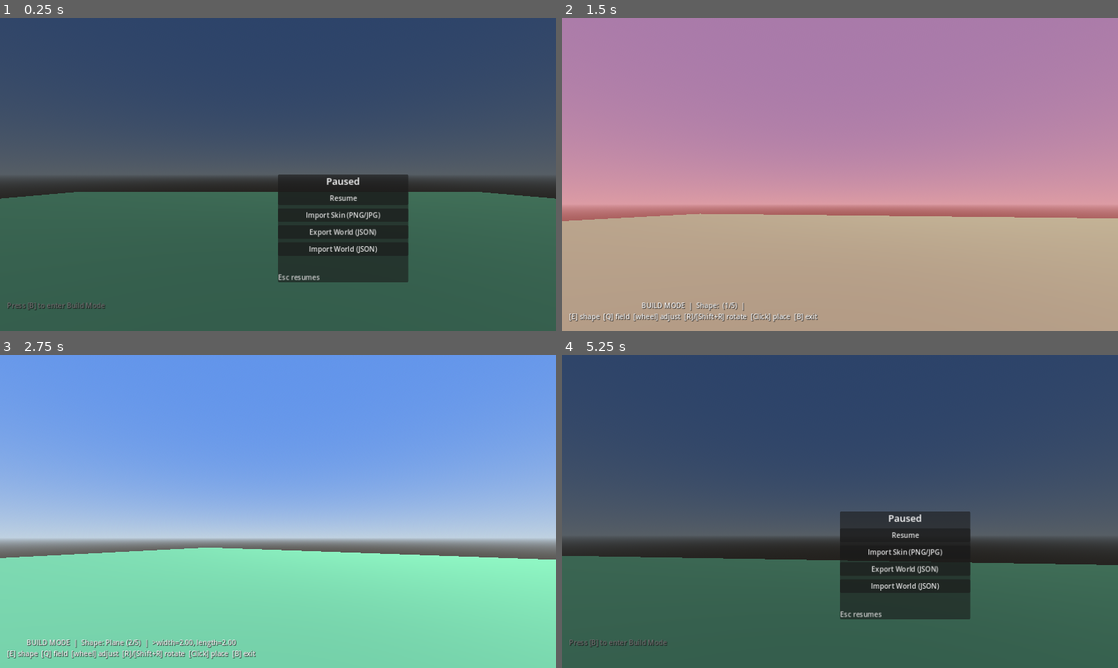
Above: before the commit, frames 1-4 (two rows, left to right).
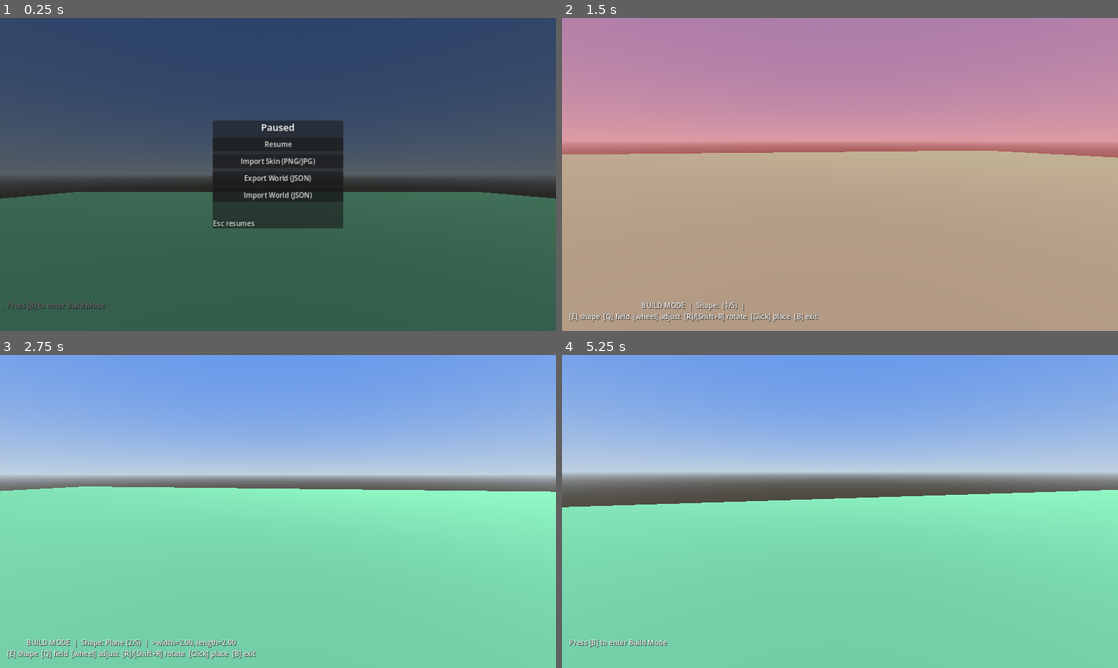
Above: after the commit, the same moments.

Repository: zenontherocks/worldmaker
Game: Godot game, scene res://scenes/Main.tscn
The game is run twice, just before and just after one commit, with the same random seed, the same clock (stepped at 60 frames per second) and the same inputs.
Inputs (mouse positions are in pixels of both pictures, inside the frame that each line leads up to):
- Up to frame 1 (0.25 s): no input
- Up to frame 2 (1.5 s): click "Resume" at 0.5 s; tap B (build_mode_toggle) at 1.25 s; move the mouse to (867, 174) at 1.27 s; hold W (move_forward) from 1.28 s (still down); hold Q (build_cycle_dimension) from 1.28 s (still down); click (867, 174) at 1.42 s
- Up to frame 3 (2.75 s): keep holding W (move_forward); tap Space (jump) at 1.52, 2.27 s; move the mouse to (250, 511) at 2.02 s; release Q (build_cycle_dimension) at 2.03 s; tap E (build_cycle_shape) at 2.1 s; click (250, 511) at 2.17 s
- Up to frame 4 (5.25 s): move the mouse to (851, 505) at 2.77 s; hold Mouse wheel down (build_dimension_decrease) 2.78-3.53 s; click (851, 505) at 2.92 s; move the mouse to (834, 517) at 3.52 s; tap Mouse wheel up (build_dimension_increase) at 3.6 s; click (834, 517) at 3.67 s; tap Space (jump) at 3.77, 4.52 s; move the mouse to (878, 514) at 4.27 s; hold B (build_mode_toggle) 4.28-5.03 s; click (878, 514) at 4.42 s; tap Escape (toggle_pause_menu) at 4.9 s; move the mouse to (673, 464) at 5.02 s; release W (move_forward) at 5.03 s; hold A (move_left) from 5.03 s (still down); click (673, 464) at 5.1 s

The runs differ from the first frame. In frame 1, 11% of the frame differs, in the area x 38-74%, y 32-85%; in frame 2, 29%; in frame 3, 46%; in frame 4, 100%, in the area x 0-100%, y 0-100%.

Commit message:
Center the pause menu properly, click outside to resume
The panel's anchors were fixed to PRESET_CENTER before any of its
buttons existed to give it a real size, so the offset that "centered"
it was computed against a zero-size box and never revisited -- the
panel ended up growing right/down from the screen's true center
instead of straddling it. A CenterContainer wrapping the panel fixes
this properly: it re-centers its child every layout pass based on
whatever size that child actually ends up being.

Clicking the dimmed area outside the panel now also closes the menu
and recaptures the mouse, same as Resume -- and since it's a real
click gesture, it's actually more reliable for re-acquiring Pointer
Lock than Escape is, which carries its own browser-imposed re-lock
cooldown after a forced exit.

Diff:
--- a/scripts/ui/PauseMenuUI.gd
+++ b/scripts/ui/PauseMenuUI.gd
@@ -45,12 +45,22 @@
 	backdrop.color = Color(0, 0, 0, 0.55)
 	backdrop.set_anchors_preset(Control.PRESET_FULL_RECT)
 	backdrop.mouse_filter = Control.MOUSE_FILTER_STOP
+	backdrop.gui_input.connect(_on_backdrop_gui_input)
 	add_child(backdrop)
 
+	# CenterContainer re-centers its child every layout pass, based on
+	# whatever that child's actual size turns out to be -- unlike a fixed
+	# anchor preset, which locks in an offset computed from _content's size
+	# at the moment it's called, before any of the buttons below exist to
+	# give it a real size.
+	var centering := CenterContainer.new()
+	centering.set_anchors_preset(Control.PRESET_FULL_RECT)
+	centering.mouse_filter = Control.MOUSE_FILTER_IGNORE
+	backdrop.add_child(centering)
+
 	_content = PanelContainer.new()
-	_content.set_anchors_preset(Control.PRESET_CENTER)
 	_content.custom_minimum_size = Vector2(300, 0)
-	backdrop.add_child(_content)
+	centering.add_child(_content)
 
 	var vbox := VBoxContainer.new()
 	vbox.add_theme_constant_override("separation", 8)
@@ -146,6 +156,17 @@
 		else:
 			_open()
 		get_viewport().set_input_as_handled()
+
+
+## Buttons and other Controls in _content sit on top of the backdrop and
+## consume their own clicks first, so this only ever fires for a click that
+## landed on the dimmed area outside the panel -- closing the menu is then
+## a genuine click gesture, which is the most reliable way to get the
+## browser to actually grant Pointer Lock back (more reliable than Escape,
+## which carries its own re-lock cooldown after a browser-forced exit).
+func _on_backdrop_gui_input(event: InputEvent) -> void:
+	if event is InputEventMouseButton and event.pressed and event.button_index == MOUSE_BUTTON_LEFT:
+		_close()
 
 
 ## Browsers force-exit Pointer Lock on Escape themselves, at the browser
